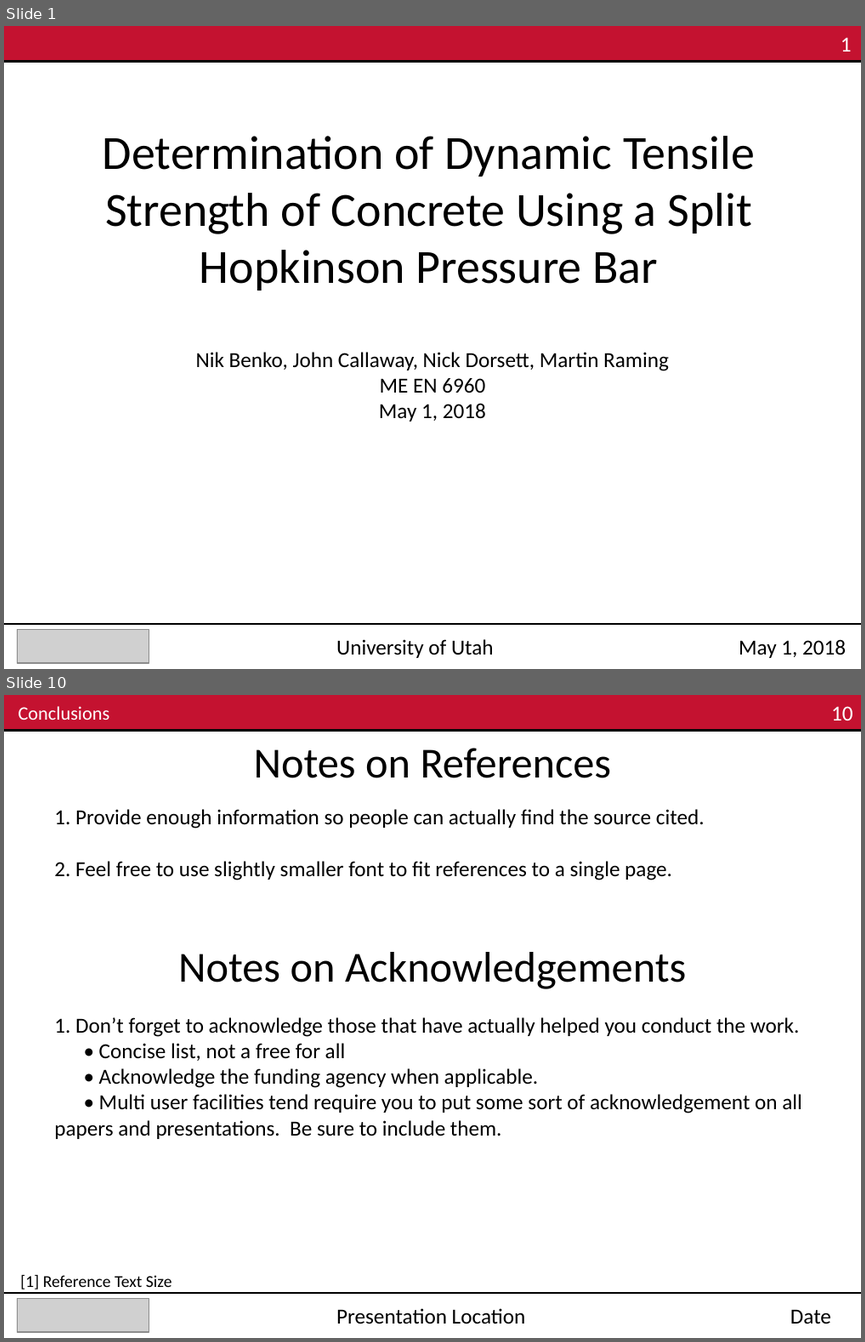
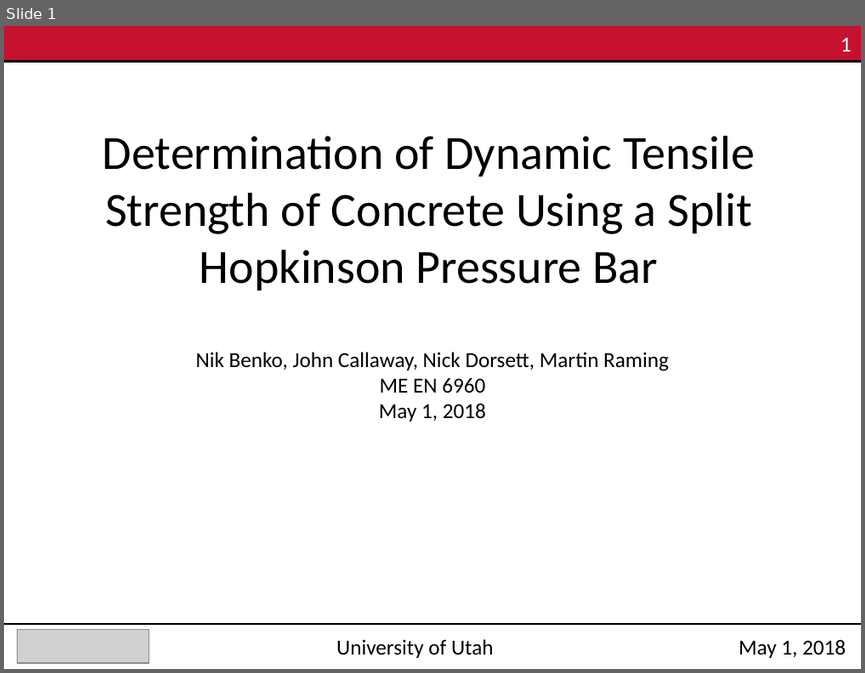
Before and after one commit to Mar-ten/PMAA_Fracture, a slide deck: ME EN 6960_Group4_Exp3.pptx. Shown one above the other, each under a label of ours: slides 1 and 10 before the commit, slide 1 after it; the slides between them are not shown. The pictures are 865x1342 and 865x673 pixels, drawn with LibreOffice and Linux fonts; fonts in the diff are those of the drawing; grey boxes stand for pictures. Boxes give left, top, right and bottom in pixels: in the first picture for what was removed or moved away, otherwise in the second. Text is boxed around its words. In the diff, an @@ line names an element or a change of style, - is before the commit and + after.

```diff
--- a/ME EN 6960_Group4_Exp3.pptx
+++ b/ME EN 6960_Group4_Exp3.pptx
@@ slide 10 removed at (4,695,861,1338), background #FFFFFF @@
@@ rectangle removed at (4,695,861,730) @@
@@ text removed at (18,706,110,720) @@
-Conclusions
@@ text removed at (831,706,853,721) @@
-10
@@ line removed from (4, 730) to (861, 730) @@
@@ text removed at (254,748,612,778) @@
-Notes on References
@@ text removed at (54,809,704,880) @@
-1. Provide enough information so people can actually find the source cited.
-2. Feel free to use slightly smaller font to fit references to a single page.
@@ text removed at (178,952,686,989) @@
-Notes on Acknowledgements
@@ text removed at (54,1017,802,1139) @@
-1. Don’t forget to acknowledge those that have actually helped you conduct the work.
-• Concise list, not a free for all
-• Acknowledge the funding agency when applicable.
-• Multi user facilities tend require you to put some sort of acknowledgement on all papers and presentations. Be sure to include them.
@@ text removed at (20,1274,172,1289) @@
-[1] Reference Text Size
@@ line removed from (4, 1293) to (861, 1293) @@
@@ picture removed at (17,1299,148,1332) @@
@@ text removed at (336,1308,526,1324) @@
-Presentation Location
@@ text removed at (790,1309,831,1323) @@
-Date
```
Also in this commit, not shown: 13 slides added, 8 other slides removed.
